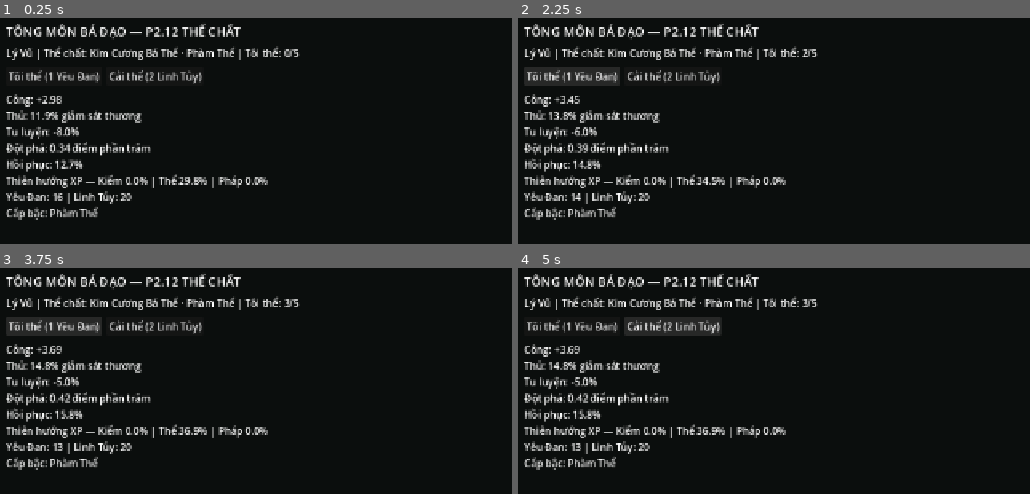
Above: before the commit, frames 1-4 (two rows, left to right).
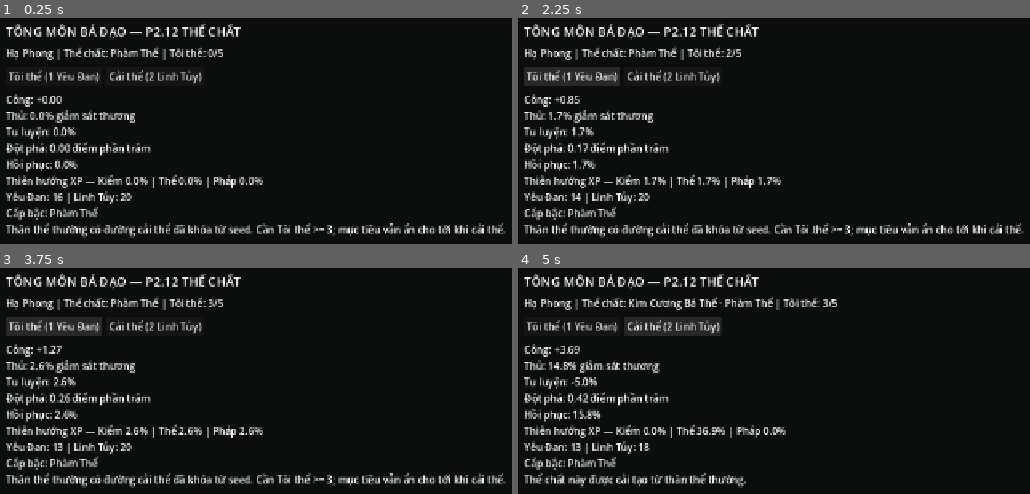
Above: after the commit, the same moments.

Repository: vuanhtuan161094-byte/TongMonBaDao
Game: Godot game, scene res://scenes/p2/p2_12_physique.tscn
Same seed, same stepped clock (60 frames per second), same inputs: the game is played once before the commit and once after it. This scene is started directly instead of the project's main scene.
Inputs:
- Up to frame 1 (0.25 s): no input
- Up to frame 2 (2.25 s): click "Tôi thể (1 Yêu Đan)" at 0.5 s; click "Cải thể (2 Linh Tủy)" at 1.25 s; click "Tôi thể (1 Yêu Đan)" at 2 s
- Up to frame 3 (3.75 s): click "Cải thể (2 Linh Tủy)" at 2.75 s; click "Tôi thể (1 Yêu Đan)" at 3.5 s
- Up to frame 4 (5 s): click "Cải thể (2 Linh Tủy)" at 4.25 s

The runs differ from the first frame. In frame 1, 5.5% of the frame differs, in the area x 1-99%, y 12-98%; in frame 2, 5.5%; in frame 3, 5.6%; in frame 4, 2.8%.

Commit message:
DV2 save: reject nonfinite or malformed foundation growth receipts on load

Diff:
--- a/godot/src/simulation/state/sect_state.gd
+++ b/godot/src/simulation/state/sect_state.gd
@@ -382,13 +382,17 @@
             var row = growth_receipts[raw_request]
             if request_id.is_empty() or request_id.length() > 128 or not (row is Dictionary):
                 continue
+            var raw_points = row.get("points",null)
+            if not (raw_points is float or raw_points is int):
+                continue
+            var points := float(raw_points)
             if (
                 int(row.get("version", 0)) != 1
                 or str(row.get("request_id", "")) != request_id
                 or str(row.get("disciple_id", "")).is_empty()
                 or str(row.get("resource_id", "")) != "tu_van_thao"
                 or int(row.get("spent", 0)) <= 0
-                or float(row.get("points", 0.0)) <= 0.0
+                or is_nan(points) or is_inf(points) or points <= 0.0
             ):
                 continue
             state.v2_foundation_growth_receipts[request_id] = row.duplicate(true)
